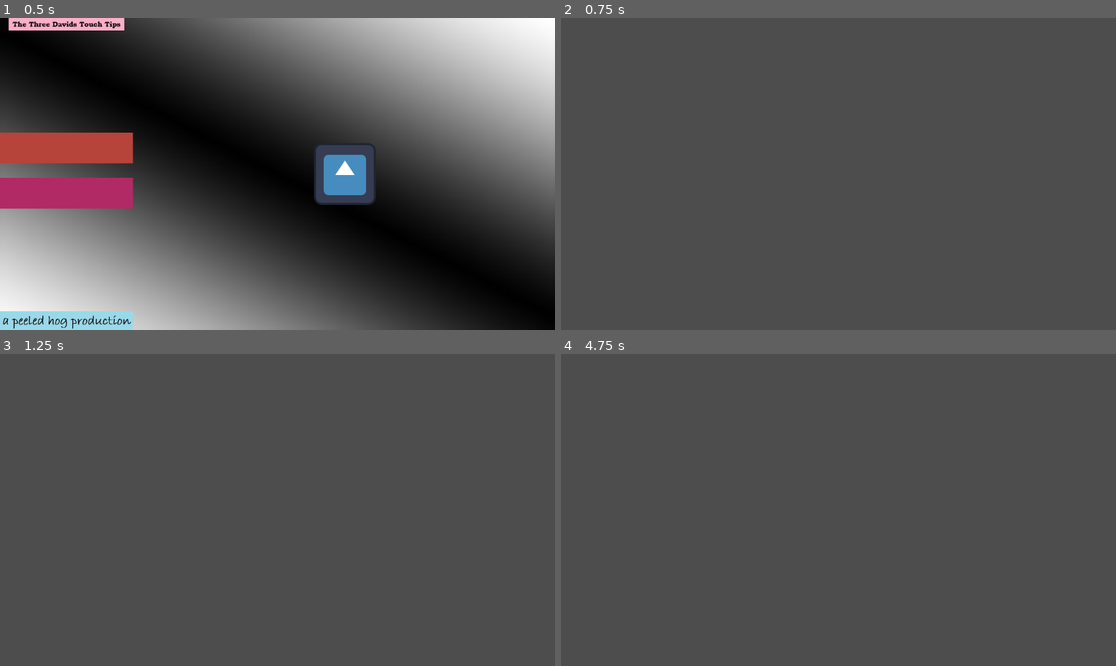
Above: before the commit, frames 1-4 (two rows, left to right).
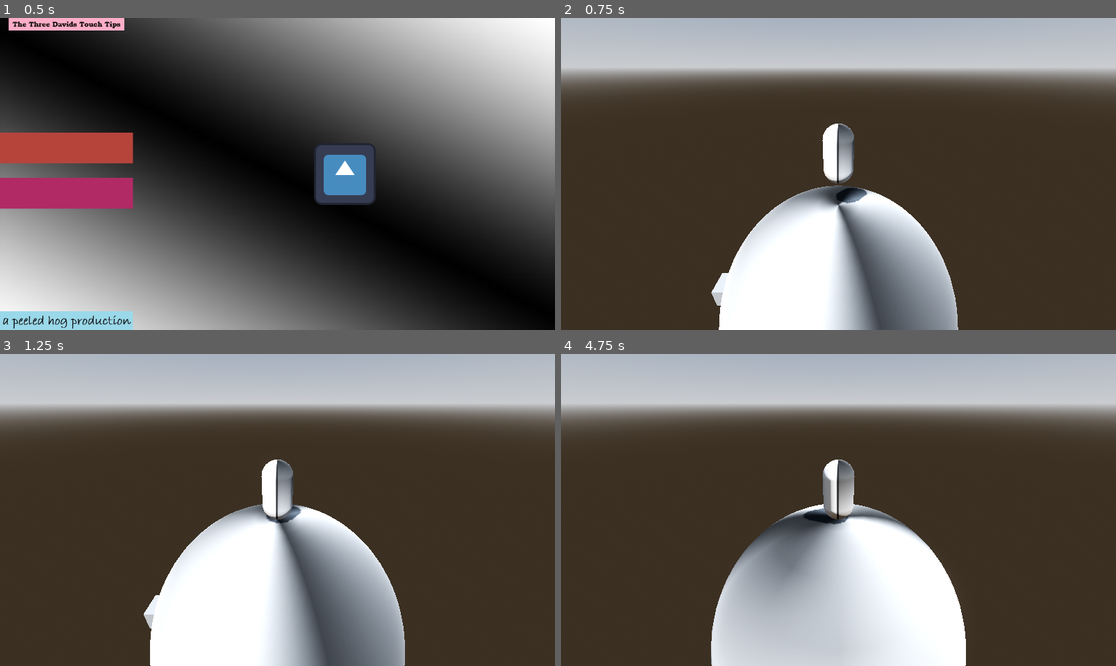
Above: after the commit, the same moments.

Repository: boner-cmd/effective-octo-pancake
Game: Godot game, scene res://Scenes/TitleScreen.tscn
Two runs of this game, one before a commit and one after it. Both use one fixed random seed, a clock stepped at 60 frames per second and the inputs below. The engine's default icon, where the game draws it, is replaced by a stand-in: a white triangle on a blue panel in a dark square.
Inputs (mouse positions are in pixels of both pictures, inside the frame that each line leads up to):
- Up to frame 1 (0.5 s): no input
- Up to frame 2 (0.75 s): click (627, 149) at 0.5 s
- Up to frame 3 (1.25 s): no input
- Up to frame 4 (4.75 s): tap Enter at 1.25, 3.5 s; hold D (right) 1.28-2.03 s; hold Space (jump) 1.28-2.03 s; hold S (down) 2.03-2.78 s; tap Space (jump) at 2.1, 2.27, 2.57, 3.6, 3.77, 4.07 s; hold D (right) 2.78-3.53 s; hold Space (jump) 2.78-3.53 s; hold W (up) 3.53-4.28 s; hold A (left) from 4.28 s (still down); hold Space (jump) from 4.28 s (still down)

Frame 1 is identical in both runs. In frame 2, 95% of the frame differs, in the area x 0-100%, y 0-100%; in frame 3, 95%; in frame 4, 96%.

Commit message:
character solving (still broken)

Diff:
--- a/Character Scenes/character_body_3d.gd
+++ b/Character Scenes/character_body_3d.gd
@@ -2,10 +2,35 @@
 
 @export var gravity_strength :float = -12
 @export var jump_impulse:= 3.0
+@export var planet : StaticBody3D
+
 var last_movement_direction := Vector3.FORWARD
+
+var grav_vector : Vector3 = Vector3(0,0,0)
+var player_vector : Vector3 = Vector3(0,0,0)
+var xform : Transform3D
+
+
+func grav_calc():
+
+	if planet:
+		grav_vector = planet.position - position
+		player_vector = position - planet.position
+		up_direction = -grav_vector
+	else:
+		grav_vector = Vector3(0.0, 0.0, 0.0)
+
+func align_with_floor(floor_normal):
+	xform = global_transform
+	xform.basis.y = floor_normal
+	xform.basis.x = -xform.basis.z.cross(floor_normal)
+	xform.basis = xform.basis.orthonormalized()
+
+
 
 func _physics_process(delta: float) -> void:
 
+	#doesn't work
 	var raw_input := Input.get_vector("left", "right", "up", "down")
 	var forward :=  Vector3.FORWARD
 	var right := Vector3.RIGHT
@@ -13,21 +38,31 @@
 	move_direction.y = 0.0
 	move_direction = move_direction.normalized()
 
+	# Add the gravity.
+	grav_calc()
+	velocity = grav_vector
+	#align character with floor
+	if is_on_floor():
+		align_with_floor($RayCast3D.get_collision_normal())
+		global_transform = global_transform.interpolate_with(xform, 0.1)
+
+
+
 	if move_direction.length() > 0.02:
 		last_movement_direction = move_direction
 	var target_angle = Vector3.FORWARD.signed_angle_to(last_movement_direction, Vector3.UP)
 	global_rotation.y = lerp_angle(global_rotation.y, -target_angle, 10*delta)
+
 
 	var y_velocity := velocity.y
 	velocity.y = 0.0
 	velocity = velocity.move_toward(move_direction, delta)
 	velocity.y = y_velocity + gravity_strength * delta
 
-	position.x = 0.0
-	position.z = 0.0
-
+	#doesn't work
 	var is_starting_jump := Input.is_action_pressed("jump") and is_on_floor()
 	if is_starting_jump:
-		velocity.y += jump_impulse
+		velocity += velocity * jump_impulse
+
 
 	move_and_slide()
--- a/Character Scenes/player_character.tscn
+++ b/Character Scenes/player_character.tscn
@@ -20,20 +20,23 @@
 [sub_resource type="BoxMesh" id="BoxMesh_0vv0x"]
 size = Vector3(0.2, 0.2, 0.2)
 
-[node name="PlayerCharacter" type="Node3D" unique_id=700328766]
-
-[node name="CharacterBody3D" type="CharacterBody3D" parent="." unique_id=1611932631]
+[node name="CharacterBody3D" type="CharacterBody3D" unique_id=1611932631]
 collision_mask = 2
 script = ExtResource("1_0vv0x")
 
-[node name="CollisionShape3D" type="CollisionShape3D" parent="CharacterBody3D" unique_id=1831739463]
+[node name="CollisionShape3D" type="CollisionShape3D" parent="." unique_id=1831739463]
 transform = Transform3D(1, 0, 0, 0, 1, 0, 0, 0, 1, 0, 1, 0)
 shape = SubResource("CapsuleShape3D_4chgf")
 
-[node name="MeshInstance3D" type="MeshInstance3D" parent="CharacterBody3D" unique_id=1243173985]
+[node name="MeshInstance3D" type="MeshInstance3D" parent="." unique_id=1243173985]
 transform = Transform3D(1, 0, 0, 0, 1, 0, 0, 0, 1, 0, 1, 0)
 mesh = SubResource("CapsuleMesh_ee4y8")
 
-[node name="MeshInstance3D2" type="MeshInstance3D" parent="CharacterBody3D" unique_id=921440727]
+[node name="MeshInstance3D2" type="MeshInstance3D" parent="." unique_id=921440727]
 transform = Transform3D(1, 0, 0, 0, 1, 0, 0, 0, 1, 0, 1.3463945, 0.4952407)
 mesh = SubResource("BoxMesh_0vv0x")
+
+[node name="RayCast3D" type="RayCast3D" parent="." unique_id=425421893]
+
+[node name="Camera3D" type="Camera3D" parent="." unique_id=2003731831]
+transform = Transform3D(-1, 4.0658044e-08, -7.7392926e-08, 0, 0.8852719, 0.46507382, 8.742278e-08, 0.46507382, -0.8852719, -1.9380114e-07, 3.5171385, -6.133759)
--- a/Scenes/test_node.tscn
+++ b/Scenes/test_node.tscn
@@ -49,8 +49,10 @@
 [node name="WorldEnvironment" type="WorldEnvironment" parent="." unique_id=1445793124]
 environment = SubResource("Environment_ylgs7")
 
-[node name="PlayerCharacter" parent="." unique_id=700328766 instance=ExtResource("2_ylgs7")]
+[node name="PlayerCharacter" parent="." unique_id=700328766 node_paths=PackedStringArray("planet") instance=ExtResource("2_ylgs7")]
 transform = Transform3D(1, 0, 0, 0, 1, 0, 0, 0, 1, 0, 7.136212, 0)
+collision_mask = 1
+planet = NodePath("../TestPlanet")
 
 [node name="TestPlanet" type="StaticBody3D" parent="." unique_id=7469528]
 
